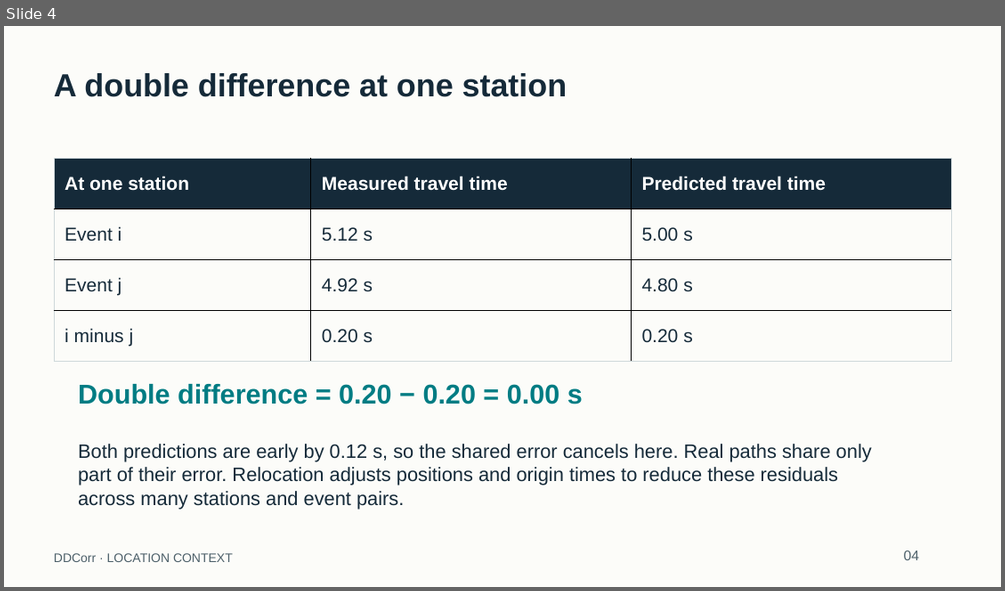
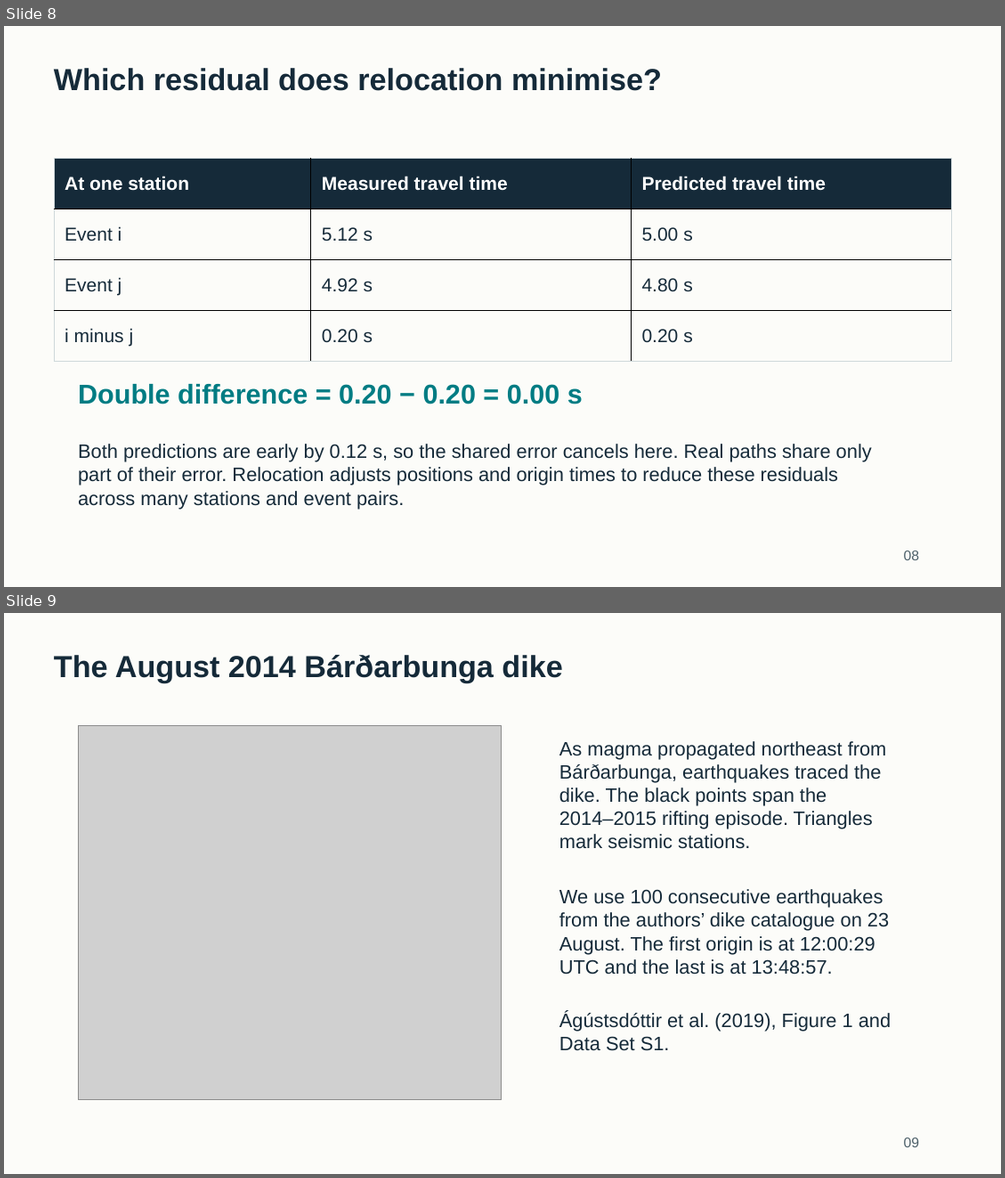
Before and after one commit to eliasrh/DDCorr.jl, a slide deck: teaching/DDCorr_minicourse.pptx. Shown one above the other, each under a label of ours: slide 4 before the commit, slides 8 and 9 after it. The pictures are 1005x591 and 1005x1178 pixels, drawn with LibreOffice and Linux fonts; fonts in the diff are those of the drawing; grey boxes stand for pictures. Boxes give left, top, right and bottom in pixels: in the first picture for what was removed or moved away, otherwise in the second. Text is boxed around its words. In the diff, an @@ line names an element or a change of style, - is before the commit and + after.

Commit message:
Teach differential times and relocation with the 100-event Iceland workshop
Add the correlation lecture, a shorter archive practical, and instructions for carrying one catalogue into DDSync and GraphSplit. Read advanced settings directly, preserve measured SAC magnitudes, and check waveform workloads before processing or cache reuse.

```diff
--- a/teaching/DDCorr_minicourse.pptx
+++ b/teaching/DDCorr_minicourse.pptx
@@ slide 9 added at (4, 613, 1001, 1174), background #FCFCF9 @@
@@ text added at (54, 655, 562, 683), 29.2 pt, text #152A39, bold @@
+The August 2014 Bárðarbunga dike
@@ picture added at (78, 726, 502, 1100) @@
@@ text added at (559, 741, 887, 849), 18.8 pt, text #152A39 @@
+As magma propagated northeast from
+Bárðarbunga, earthquakes traced the
+dike. The black points span the
+2014–2015 rifting episode. Triangles
+mark seismic stations.
@@ text added at (559, 889, 889, 974), 18.8 pt, text #152A39 @@
+We use 100 consecutive earthquakes
+from the authors’ dike catalogue on 23
+August. The first origin is at 12:00:29
+UTC and the last is at 13:48:57.
@@ text added at (559, 1011, 890, 1051), 18.8 pt, text #152A39 @@
+Ágústsdóttir et al. (2019), Figure 1 and
+Data Set S1.
@@ text added at (904, 1137, 919, 1147), 13.5 pt, text #4D606A @@
+09
@@ what was slide 4 is now slide 8 @@
@@ slide 8 changed as well @@
@@ text removed at (54, 73, 567, 97) @@
-A double difference at one station
@@ text added at (54, 68, 662, 91), 29.2 pt, text #152A39, bold @@
+Which residual does relocation minimise?
@@ text removed at (54, 553, 233, 562) @@
-DDCorr · LOCATION CONTEXT
@@ text at (904, 550, 919, 560): text changed @@
-04
+08
```
Also in this commit, not shown: 2 other slides changed, 42 other slides added, 97 slides removed, 43 other files.
